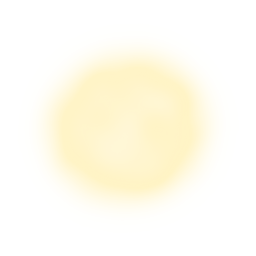
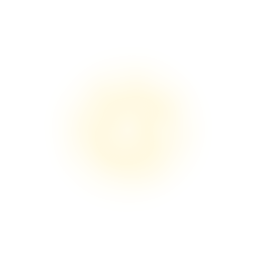
Layer changes from the first 256 × 256 image to the second:
"Layer 2 copy 2": opacity 50% → 25%, painted on it over [29, 36, 226, 221]
